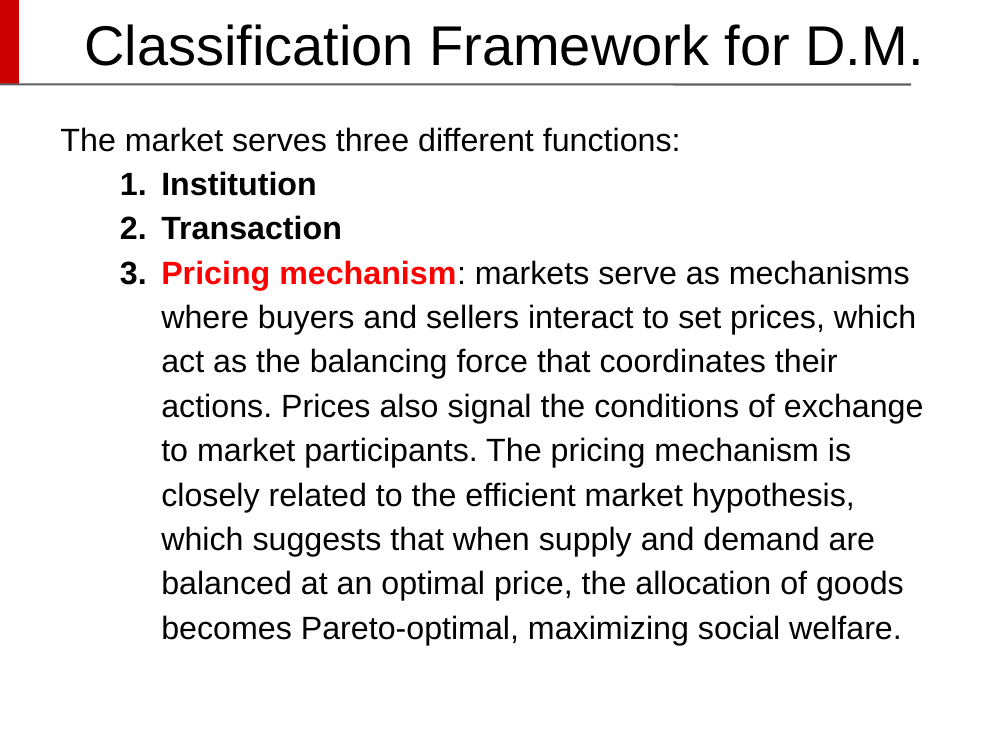
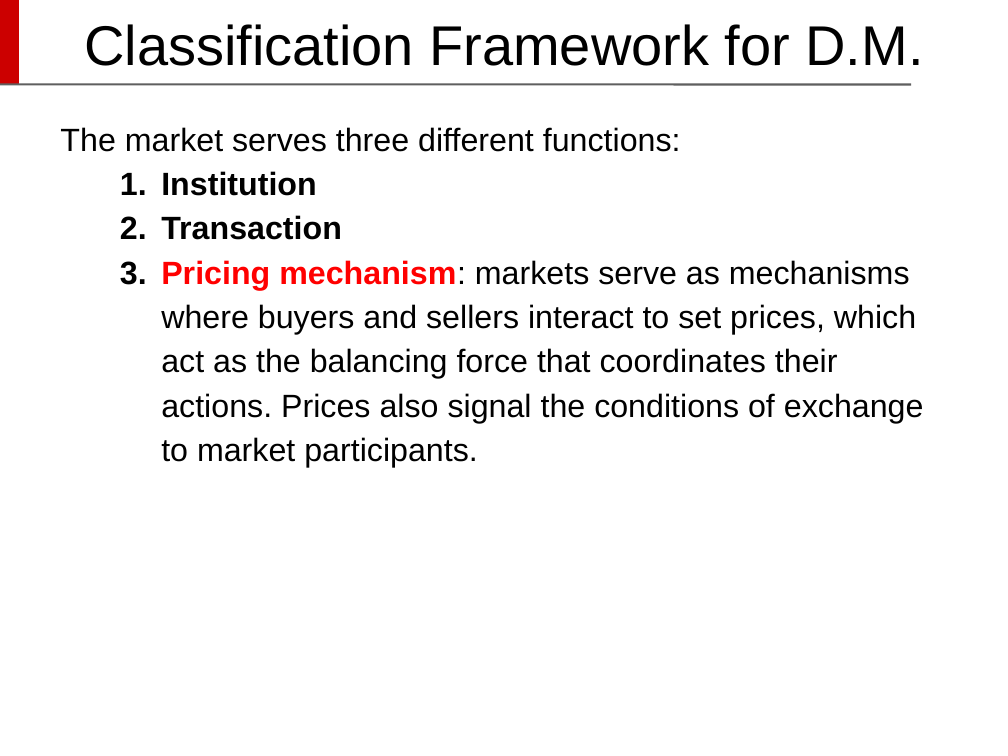
Before and after one commit to DavideDeRosa/cs_master, a slide deck: slide 11 of Complementi_basi_di_dati/Progetto/Davide De Rosa - Presentazione CBD.pptx. Drawn at 1008x756 pixels with LibreOffice and Linux fonts; fonts in the diff are those of the drawing; background and template pictures are left out. Boxes give left, top, right and bottom in pixels: in the first picture for what was removed or moved away, otherwise in the second. Text is boxed around its words. In the diff, an @@ line names an element or a change of style, - is before the commit and + after.

```diff
--- a/Complementi_basi_di_dati/Progetto/Davide De Rosa - Presentazione CBD.pptx
+++ b/Complementi_basi_di_dati/Progetto/Davide De Rosa - Presentazione CBD.pptx
@@ text at box(161, 260, 924, 468): text changed @@
-3. Pricing mechanism: markets serve as mechanisms where buyers and sellers interact to set prices, which act as the balancing force that coordinates their actions. Prices also signal the conditions of exchange to market participants. The pricing mechanism is closely related to the efficient market hypothesis, which suggests that when supply and demand are balanced at an optimal price, the allocation of goods becomes Pareto-optimal, maximizing social welfare.
+3. Pricing mechanism: markets serve as mechanisms where buyers and sellers interact to set prices, which act as the balancing force that coordinates their actions. Prices also signal the conditions of exchange to market participants.
```
Also in this commit, not shown: 23 other slides changed, 8 slides removed, 1 other file.
